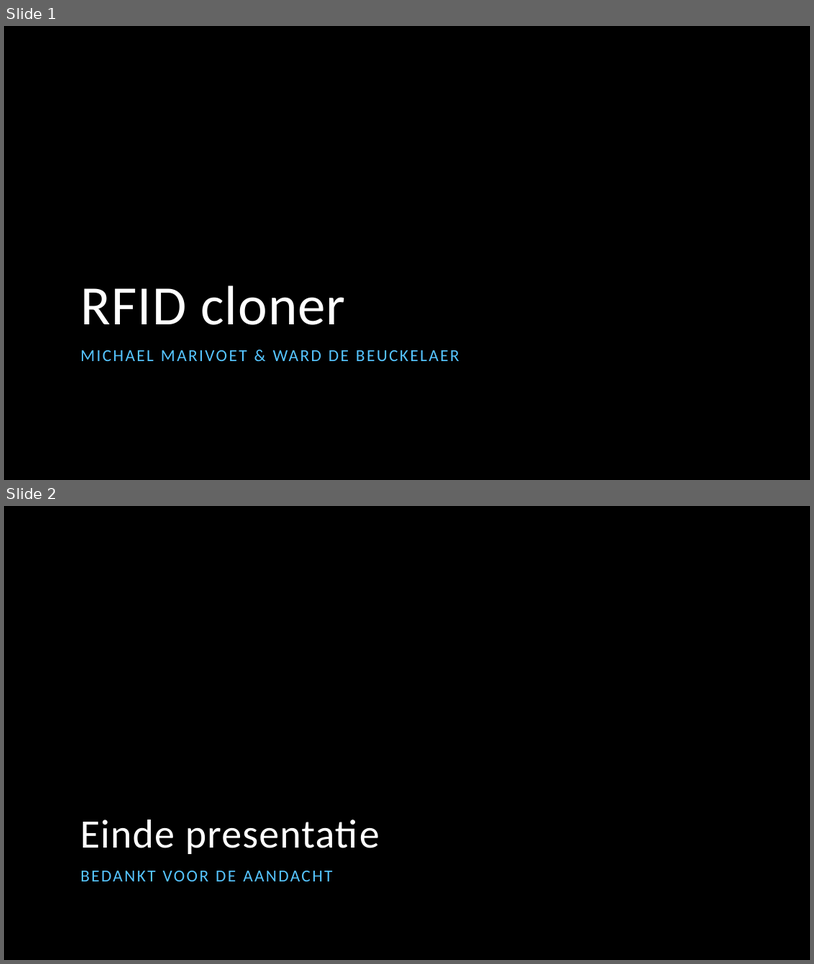
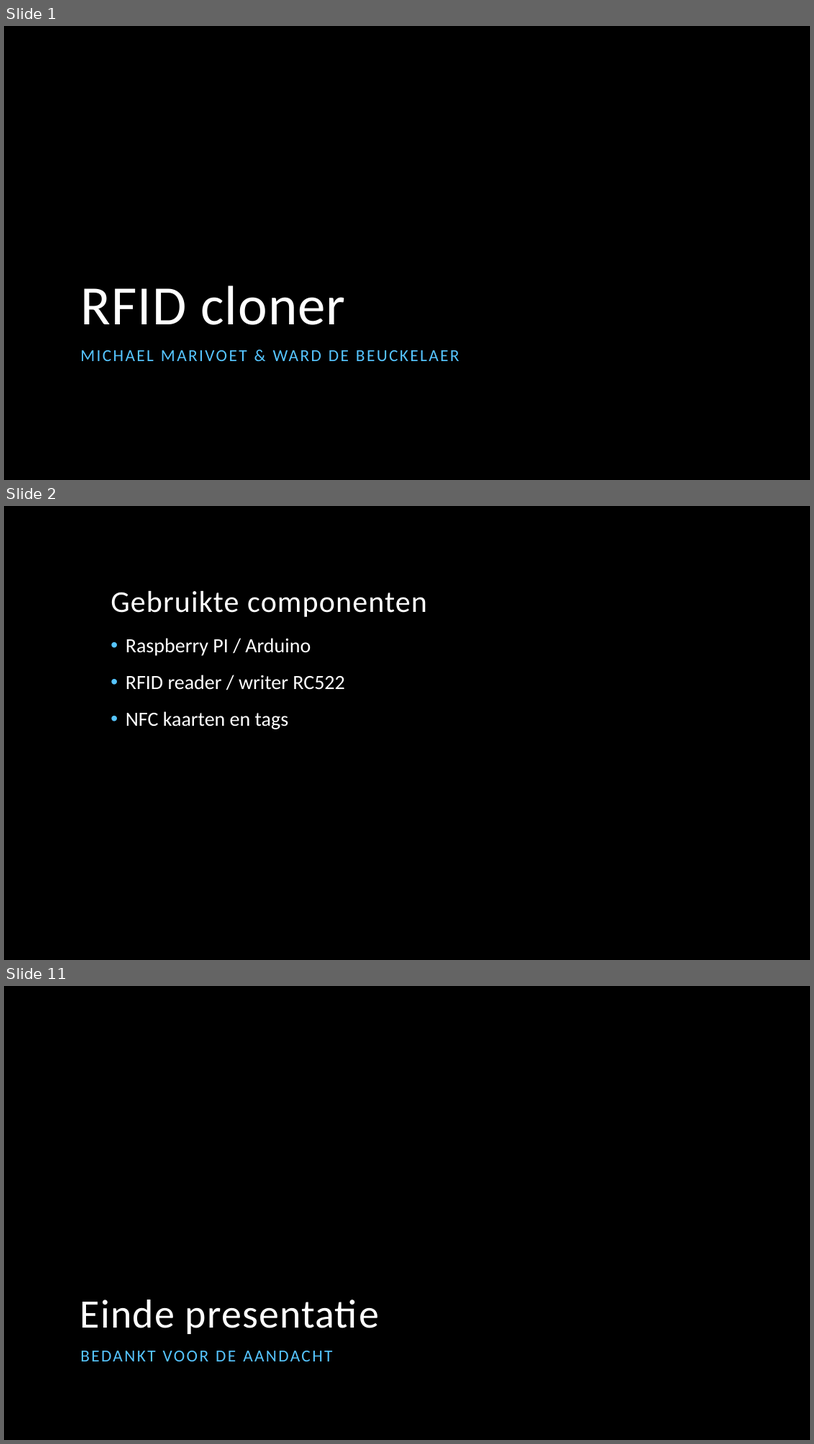
Before and after one commit to MichaelMar93/InfoSec_RFIDcloner, a slide deck: Information Security/Presentatie_RFIDcloner.pptx. Shown one above the other, each under a label of ours: slides 1 and 2 before the commit, slides 1, 2 and 11 after it; the slides between them are not shown. The pictures are 814x964 and 814x1444 pixels, drawn with LibreOffice and Linux fonts; fonts in the diff are those of the drawing; background and template pictures are left out. Boxes give left, top, right and bottom in pixels: in the first picture for what was removed or moved away, otherwise in the second. Text is boxed around its words. In the diff, an @@ line names an element or a change of style, - is before the commit and + after.

```diff
--- a/Information Security/Presentatie_RFIDcloner.pptx
+++ b/Information Security/Presentatie_RFIDcloner.pptx
@@ slide 2 added at [4, 506, 810, 960], background picture (left out) @@
@@ title added at [111, 591, 427, 617], 36 pt, text #FFFFFF @@
+Gebruikte componenten
@@ text added at [126, 638, 345, 729], 24 pt, text #FFFFFF @@
+• Raspberry PI / Arduino
+• RFID reader / writer RC522
+• NFC kaarten en tags
@@ what was slide 2 is now slide 11 @@
```
Also in this commit, not shown: 8 other slides added.
